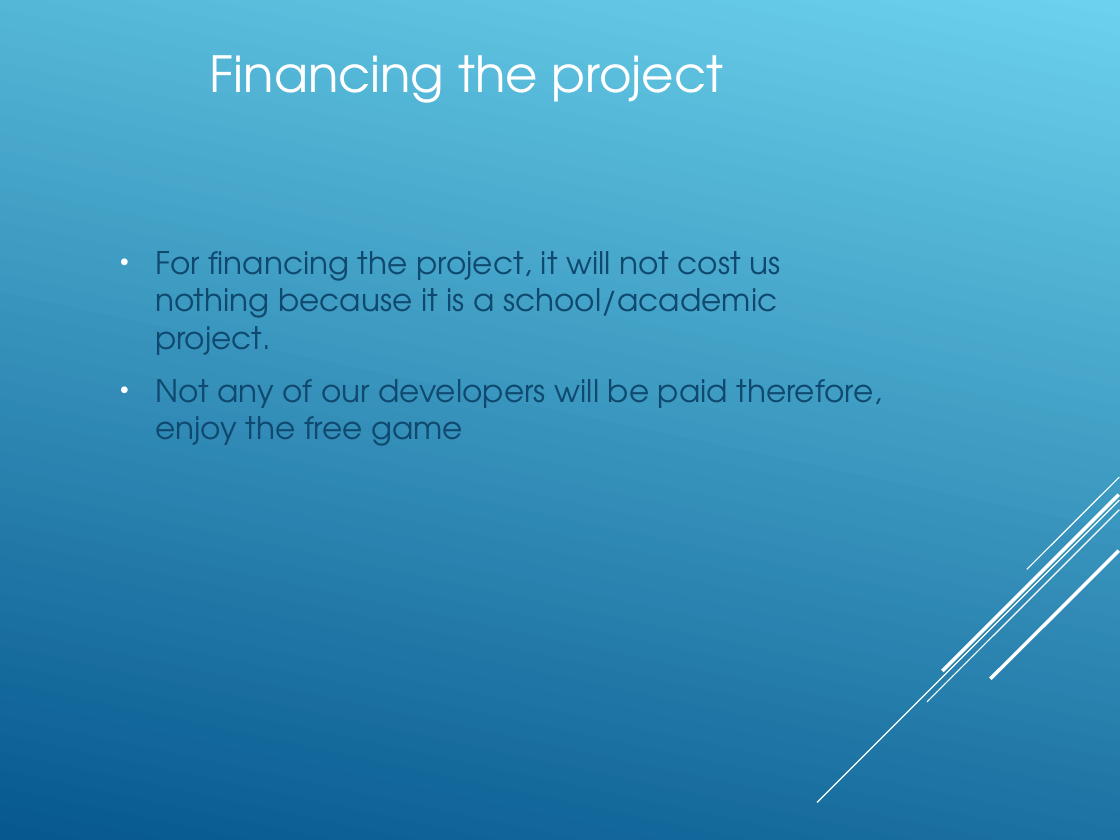
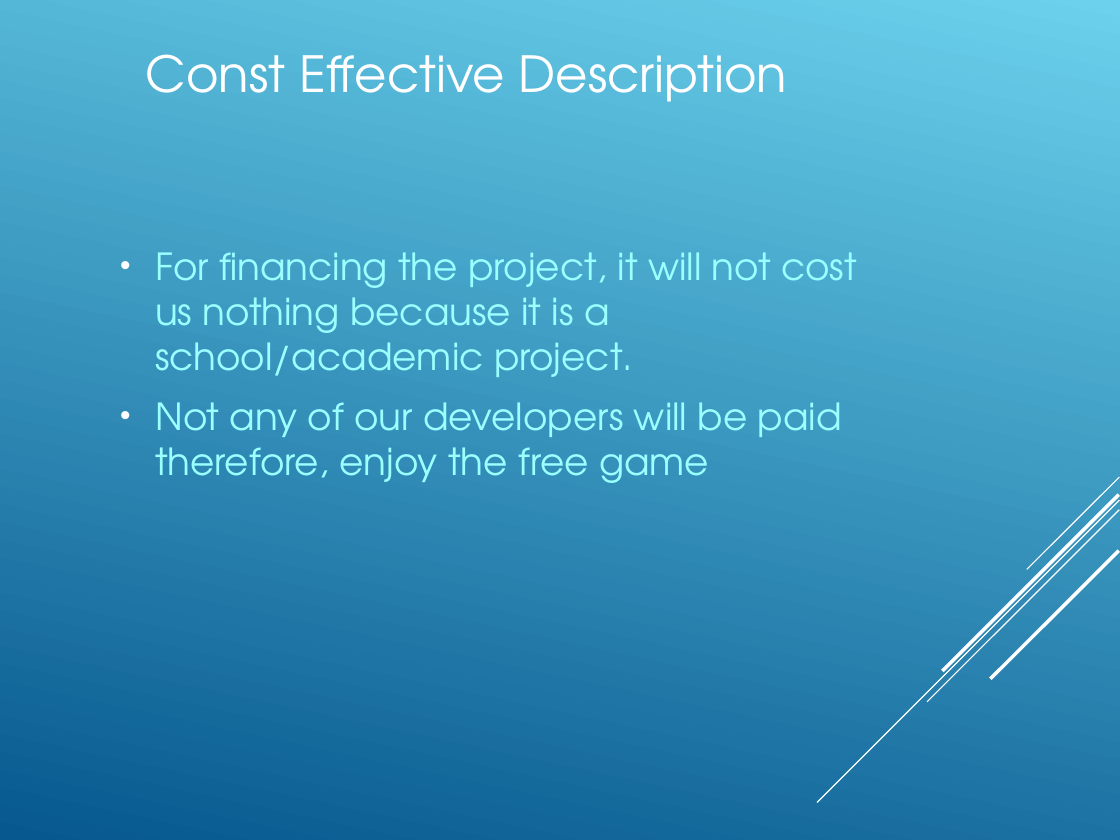
Before and after one commit to Amatarasu/A-Team, a slide deck: slide 8 of Power.Point.Presentation-bk.ppt (slide 27 before the commit). Drawn at 1120x840 pixels with LibreOffice and Linux fonts; fonts in the diff are those of the drawing. Boxes give left, top, right and bottom in pixels: in the first picture for what was removed or moved away, otherwise in the second. Text is boxed around its words. In the diff, an @@ line names an element or a change of style, - is before the commit and + after.

```diff
--- a/Power.Point.Presentation-bk.ppt
+++ b/Power.Point.Presentation-bk.ppt
@@ title at [146,54,787,102]: text changed @@
-Financing the project
+Const Effective Description
@@ text "For financing the project, it ..." at [155,252,857,483]: size 20 to 24 pt, text colour #0F496F to #99FFFF @@
```
Also in this commit, not shown: 3 other slides changed, 9 slides added, 2 slides removed.
